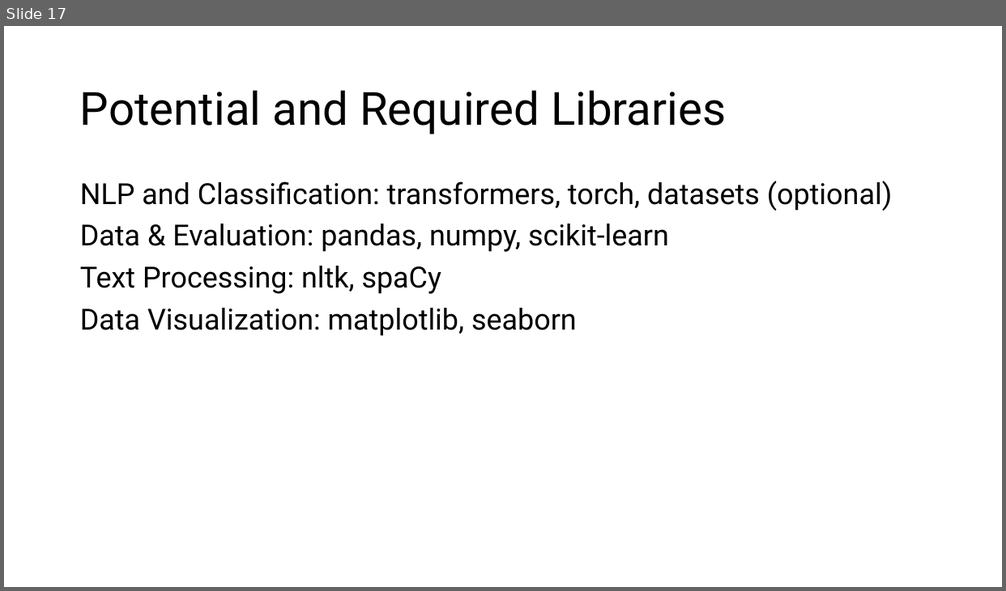
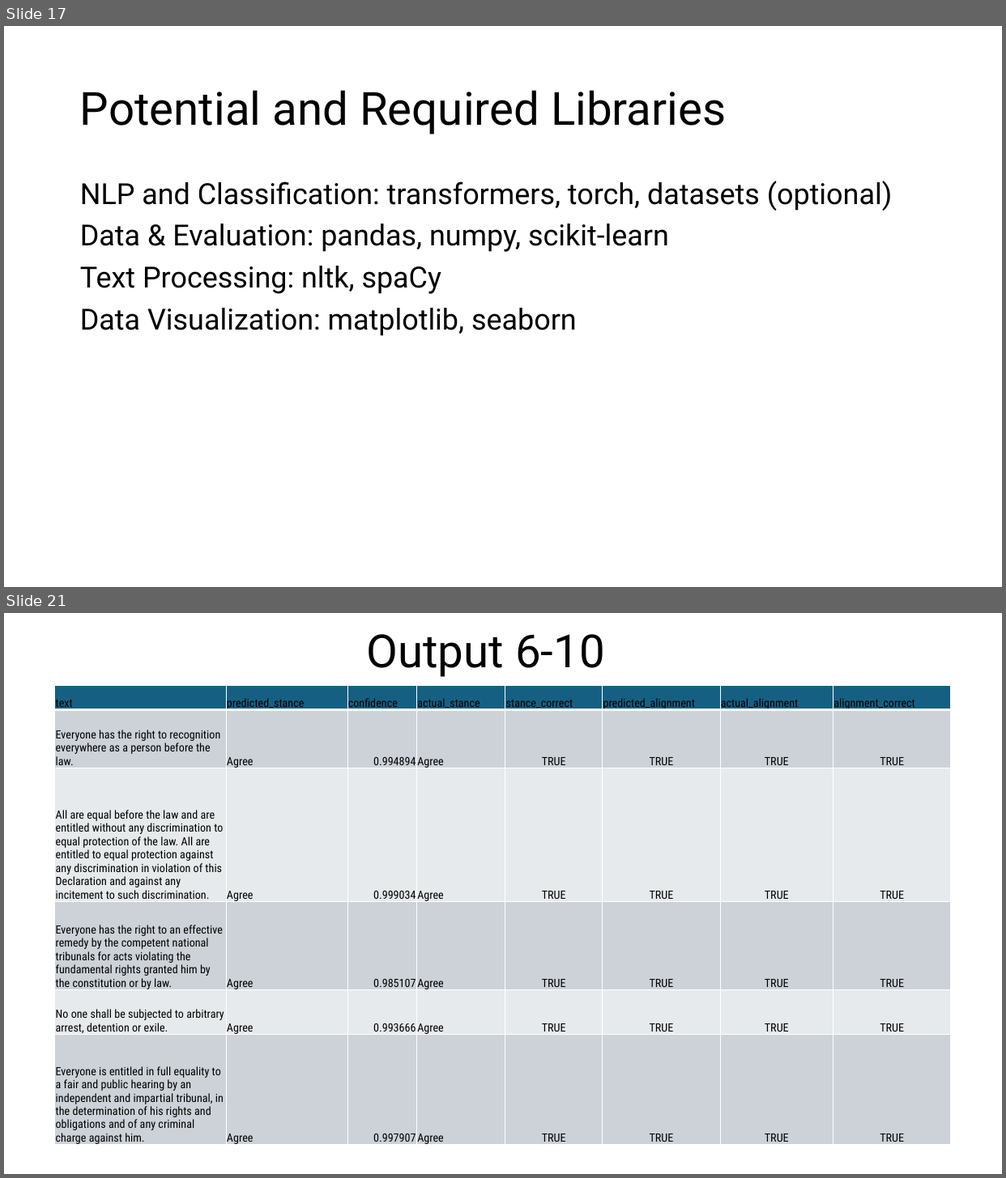
Before and after one commit to saynomayo/AI-Alignment, a slide deck: UN Aligned AI Model.pptx. Shown one above the other, each under a label of ours: slide 17 before the commit, slides 17 and 21 after it; the slides between them are not shown. The pictures are 1006x591 and 1006x1178 pixels, drawn with LibreOffice and Linux fonts; fonts in the diff are those of the drawing. Boxes give left, top, right and bottom in pixels: in the first picture for what was removed or moved away, otherwise in the second. Text is boxed around its words. In the diff, an @@ line names an element or a change of style, - is before the commit and + after.

Commit message:
program provided an agree or disagree stance

```diff
--- a/UN Aligned AI Model.pptx
+++ b/UN Aligned AI Model.pptx
@@ slide 21 added at [4,613,1002,1174], background #FFFFFF @@
@@ title added at [366,634,605,677], 44 pt, text #000000 @@
+Output 6-10
@@ table added at [55,686,950,1149], 6 rows, 8 columns @@
+text | predicted_stance | confidence | actual_stance | stance_correct | predicted_alignment | actual_alignment | alignment_correct
+Everyone has the right to recognition everywhere as a person before the law. | Agree | 0.994894 | Agree | TRUE | TRUE | TRUE | TRUE
+All are equal before the law and are entitled without any discrimination to equal protection of the law. All are entitled to equal protection against any discrimination in violation of this Declaration and against any incitement to such discrimination. | Agree | 0.999034 | Agree | TRUE | TRUE | TRUE | TRUE
+Everyone has the right to an effective remedy by the competent national tribunals for acts violating the fundamental rights granted him by the constitution or by law. | Agree | 0.985107 | Agree | TRUE | TRUE | TRUE | TRUE
+No one shall be subjected to arbitrary arrest, detention or exile. | Agree | 0.993666 | Agree | TRUE | TRUE | TRUE | TRUE
+Everyone is entitled in full equality to a fair and public hearing by an independent and impartial tribunal, in the determination of his rights and obligations and of any criminal charge against him. | Agree | 0.997907 | Agree | TRUE | TRUE | TRUE | TRUE
```
Also in this commit, not shown: 3 slides changed, 14 other slides added, 1 slide removed, 3 other files.
